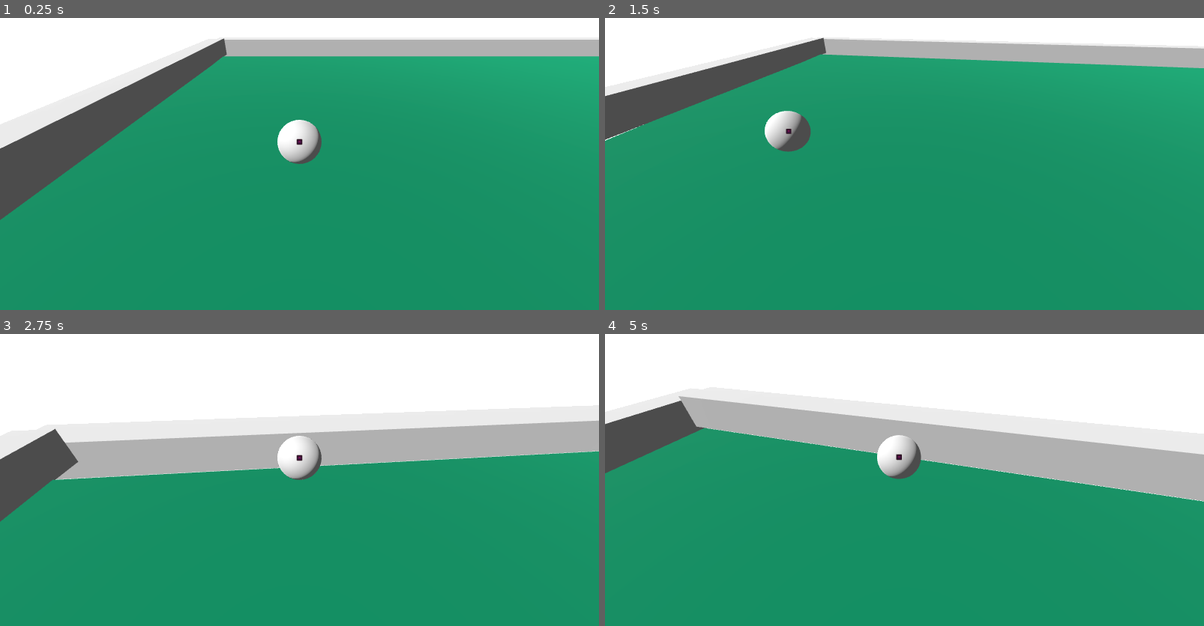
Above: before the commit, frames 1-4 (two rows, left to right).
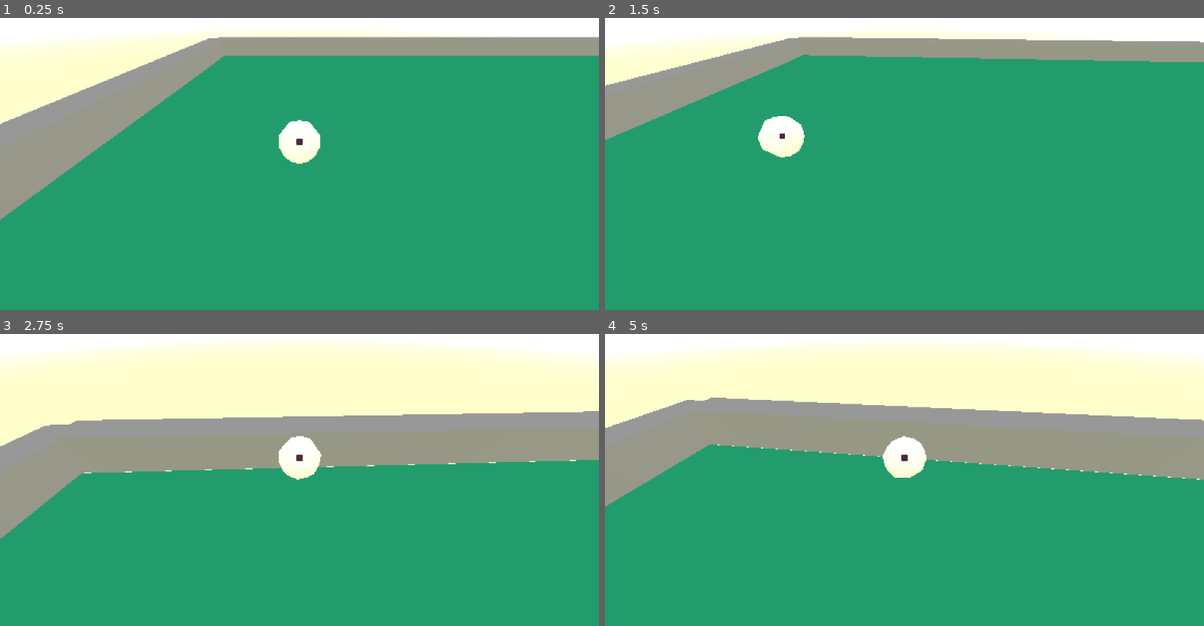
Above: after the commit, the same moments.

Repository: Urteusz/Ballatro
Game: Godot game, scene res://node_3d.tscn
Same seed, same stepped clock (60 frames per second), same inputs: the game is played once before the commit and once after it. The engine's default icon, where the game draws it, is replaced by a stand-in: a white triangle on a blue panel in a dark square.
Inputs (mouse positions are in pixels of both pictures, inside the frame that each line leads up to):
- Up to frame 1 (0.25 s): no input
- Up to frame 2 (1.5 s): tap Enter at 0.5 s; move the mouse to (934, 140) at 0.52 s; hold D (next_camera_target) 0.53-1.28 s; move the mouse to (874, 143) at 1.27 s; tap A (previous_camera_target) at 1.35 s
- Up to frame 3 (2.75 s): move the mouse to (311, 450) at 2.02 s; hold W (push_ball) from 2.03 s (still down)
- Up to frame 4 (5 s): move the mouse to (898, 462) at 2.77 s; release W (push_ball) at 2.78 s; tap D (next_camera_target) at 2.85 s; move the mouse to (946, 462) at 3.52 s; hold A (previous_camera_target) 3.53-4.28 s; move the mouse to (856, 453) at 4.27 s; tap W (push_ball) at 4.35 s

The runs differ from the first frame. In frame 1, 18% of the frame differs, in the area x 0-100%, y 4-70%; in frame 2, 13%; in frame 3, 41%, in the area x 0-100%, y 3-71%; in frame 4, 40%.

Commit message:
Dodaj EdgeDetection shader, dodaj filtr pikselizujacy, zmniejsz poziom szczegolow kul

Diff:
--- a/node_3d.tscn
+++ b/node_3d.tscn
@@ -1,9 +1,21 @@
-[gd_scene load_steps=19 format=3 uid="uid://2qvhwcgcgbqq"]
+[gd_scene load_steps=23 format=3 uid="uid://2qvhwcgcgbqq"]
 
 [ext_resource type="Texture2D" uid="uid://bqmhekyijn2be" path="res://textures/icon.svg" id="1_a202f"]
+[ext_resource type="Shader" uid="uid://ca8tkxbmpyc21" path="res://shaders/edge_detection.gdshader" id="2_i5arm"]
 [ext_resource type="Script" uid="uid://tc20kyas61rl" path="res://scripts/camera.gd" id="2_noarx"]
-[ext_resource type="Shader" uid="uid://dgp2nyncsm5bt" path="res://shaders/wall.gdshader" id="2_r3fl7"]
 [ext_resource type="Script" uid="uid://bhf7b5c8nduhe" path="res://scripts/player_ball.gd" id="3_r3fl7"]
+
+[sub_resource type="ShaderMaterial" id="ShaderMaterial_jsk3o"]
+render_priority = 0
+shader = ExtResource("2_i5arm")
+shader_parameter/lineHighlight = 0.2
+shader_parameter/lineShadow = 0.7
+
+[sub_resource type="QuadMesh" id="QuadMesh_4arys"]
+lightmap_size_hint = Vector2i(12, 12)
+material = SubResource("ShaderMaterial_jsk3o")
+flip_faces = true
+size = Vector2(2, 2)
 
 [sub_resource type="StandardMaterial3D" id="StandardMaterial3D_a0tk4"]
 cull_mode = 2
@@ -17,10 +29,6 @@
 size = Vector3(21.54, 0.36, 31.36)
 
 [sub_resource type="ShaderMaterial" id="ShaderMaterial_jka67"]
-render_priority = 0
-shader = ExtResource("2_r3fl7")
-shader_parameter/fade_start_distance = 5.0
-shader_parameter/fade_end_distance = 2.0
 
 [sub_resource type="BoxMesh" id="BoxMesh_a0tk4"]
 material = SubResource("ShaderMaterial_jka67")
@@ -28,15 +36,16 @@
 [sub_resource type="BoxShape3D" id="BoxShape3D_r3fl7"]
 size = Vector3(1, 20.345, 31.37)
 
-[sub_resource type="Environment" id="Environment_a202f"]
-glow_enabled = true
-
 [sub_resource type="PhysicsMaterial" id="PhysicsMaterial_r3fl7"]
 
 [sub_resource type="StandardMaterial3D" id="StandardMaterial3D_r3fl7"]
+diffuse_mode = 3
+specular_mode = 1
 
 [sub_resource type="SphereMesh" id="SphereMesh_jka67"]
 material = SubResource("StandardMaterial3D_r3fl7")
+radial_segments = 8
+rings = 4
 
 [sub_resource type="SphereShape3D" id="SphereShape3D_a0tk4"]
 
@@ -47,85 +56,108 @@
 
 [sub_resource type="SphereMesh" id="SphereMesh_noarx"]
 material = SubResource("StandardMaterial3D_a202f")
+radial_segments = 8
+rings = 4
+
+[sub_resource type="ProceduralSkyMaterial" id="ProceduralSkyMaterial_r3fl7"]
+energy_multiplier = 6.0
+
+[sub_resource type="Sky" id="Sky_jka67"]
+sky_material = SubResource("ProceduralSkyMaterial_r3fl7")
+
+[sub_resource type="Environment" id="Environment_jka67"]
+background_mode = 2
+sky = SubResource("Sky_jka67")
 
 [node name="Node3D" type="Node3D"]
 
-[node name="DirectionalLight3D" type="DirectionalLight3D" parent="."]
-transform = Transform3D(-0.9333113, -2.4843486e-10, 0.35906842, 0.28876635, -0.5943458, 0.75057805, 0.21341076, 0.8042098, 0.55470955, 0.07139218, 5.804604, 8.714066)
-
-[node name="Camera3D" type="Camera3D" parent="." node_paths=PackedStringArray("target")]
+[node name="SubViewportContainer" type="SubViewportContainer" parent="."]
+texture_filter = 1
+anchors_preset = 15
+anchor_right = 1.0
+anchor_bottom = 1.0
+grow_horizontal = 2
+grow_vertical = 2
+stretch = true
+stretch_shrink = 2
+
+[node name="SubViewport" type="SubViewport" parent="SubViewportContainer"]
+size = Vector2i(576, 324)
+
+[node name="Camera3D" type="Camera3D" parent="SubViewportContainer/SubViewport" node_paths=PackedStringArray("target")]
 transform = Transform3D(1, 0, 0, 0, 1, 0, 0, 0, 1, 0.14432669, 1.4036087, 3.7672782)
 script = ExtResource("2_noarx")
 target = NodePath("../PlayerBall")
 
-[node name="Table" type="Node" parent="."]
-
-[node name="Base" type="StaticBody3D" parent="Table"]
+[node name="EdgeDetectionShader" type="MeshInstance3D" parent="SubViewportContainer/SubViewport/Camera3D"]
+extra_cull_margin = 16384.0
+mesh = SubResource("QuadMesh_4arys")
+
+[node name="Table" type="Node" parent="SubViewportContainer/SubViewport"]
+
+[node name="Base" type="StaticBody3D" parent="SubViewportContainer/SubViewport/Table"]
 transform = Transform3D(0.9999999, 0, 0, 0, 0.9999998, 0, 0, 0, 0.99999994, 0, 0, 0)
 
-[node name="MeshInstance3D" type="MeshInstance3D" parent="Table/Base"]
+[node name="MeshInstance3D" type="MeshInstance3D" parent="SubViewportContainer/SubViewport/Table/Base"]
 transform = Transform3D(10.771841, 0.016975563, 0, -0.17899632, 1.0215745, 0, 0, 0, 15.585086, -0.002785683, 0.060256965, -0.0065631866)
 mesh = SubResource("PlaneMesh_a202f")
 
-[node name="CollisionShape3D" type="CollisionShape3D" parent="Table/Base"]
+[node name="CollisionShape3D" type="CollisionShape3D" parent="SubViewportContainer/SubViewport/Table/Base"]
 transform = Transform3D(1, 0, 0, 0, 1, 0, 0, 0, 1, 0, -0.10431814, 0)
 shape = SubResource("BoxShape3D_noarx")
 
-[node name="Top" type="StaticBody3D" parent="Table"]
+[node name="Top" type="StaticBody3D" parent="SubViewportContainer/SubViewport/Table"]
 transform = Transform3D(1.3113416e-07, 0, 1, 0, 1, 0, -1, 0, 1.3113416e-07, 0.33140755, -0.26433563, -15.392893)
 
-[node name="MeshInstance3D" type="MeshInstance3D" parent="Table/Top"]
+[node name="MeshInstance3D" type="MeshInstance3D" parent="SubViewportContainer/SubViewport/Table/Top"]
 transform = Transform3D(1, 0, 1.1368684e-13, 0, 1, 0, 0, 0, 23.27015, -0.019269943, 0.83349013, -0.0013456345)
 mesh = SubResource("BoxMesh_a0tk4")
 
-[node name="CollisionShape3D" type="CollisionShape3D" parent="Table/Top"]
+[node name="CollisionShape3D" type="CollisionShape3D" parent="SubViewportContainer/SubViewport/Table/Top"]
 transform = Transform3D(1, 0, 0, 0, 1, 0, 0, 0, 1, -0.019269943, 0.83349013, -0.0013456345)
 shape = SubResource("BoxShape3D_r3fl7")
 
-[node name="Bottom" type="StaticBody3D" parent="Table"]
+[node name="Bottom" type="StaticBody3D" parent="SubViewportContainer/SubViewport/Table"]
 transform = Transform3D(-4.371139e-08, 0, -1, 0, 1, 0, 1, 0, -4.371139e-08, 0.046453476, -0.13216782, 15.715046)
 
-[node name="MeshInstance3D" type="MeshInstance3D" parent="Table/Bottom"]
+[node name="MeshInstance3D" type="MeshInstance3D" parent="SubViewportContainer/SubViewport/Table/Bottom"]
 transform = Transform3D(1, 0, 1.1368684e-13, 0, 1, 0, 0, 0, 23.27015, -0.019269943, 0.83349013, -0.0013456345)
 mesh = SubResource("BoxMesh_a0tk4")
 
-[node name="CollisionShape3D" type="CollisionShape3D" parent="Table/Bottom"]
+[node name="CollisionShape3D" type="CollisionShape3D" parent="SubViewportContainer/SubViewport/Table/Bottom"]
 transform = Transform3D(1, 0, 0, 0, 1, 0, 0, 0, 1, -0.019269943, 0.83349013, -0.0013456345)
 shape = SubResource("BoxShape3D_r3fl7")
 
-[node name="RightSide" type="StaticBody3D" parent="Table"]
+[node name="RightSide" type="StaticBody3D" parent="SubViewportContainer/SubViewport/Table"]
 transform = Transform3D(1, 0, 0, 0, 1, 0, 0, 0, 1, 11.295166, 0.46555376, 0)
 
-[node name="MeshInstance3D" type="MeshInstance3D" parent="Table/RightSide"]
+[node name="MeshInstance3D" type="MeshInstance3D" parent="SubViewportContainer/SubViewport/Table/RightSide"]
 transform = Transform3D(1, 0, 0, 0, 1, 0, 0, 0, 31.126593, 0, 0, 0)
 mesh = SubResource("BoxMesh_a0tk4")
 
-[node name="CollisionShape3D" type="CollisionShape3D" parent="Table/RightSide"]
-shape = SubResource("BoxShape3D_r3fl7")
-
-[node name="LeftSide" type="StaticBody3D" parent="Table"]
+[node name="CollisionShape3D" type="CollisionShape3D" parent="SubViewportContainer/SubViewport/Table/RightSide"]
+shape = SubResource("BoxShape3D_r3fl7")
+
+[node name="LeftSide" type="StaticBody3D" parent="SubViewportContainer/SubViewport/Table"]
 transform = Transform3D(1, 0, 0, 0, 1, 0, 0, 0, 1, -11.29156, 0.7327769, 0)
 
-[node name="MeshInstance3D" type="MeshInstance3D" parent="Table/LeftSide"]
+[node name="MeshInstance3D" type="MeshInstance3D" parent="SubViewportContainer/SubViewport/Table/LeftSide"]
 transform = Transform3D(1, 0, 0, 0, 1, 0, 0, 0, 31.126593, 0, 0, 0)
 mesh = SubResource("BoxMesh_a0tk4")
 
-[node name="CollisionShape3D" type="CollisionShape3D" parent="Table/LeftSide"]
-shape = SubResource("BoxShape3D_r3fl7")
-
-[node name="WorldEnvironment" type="WorldEnvironment" parent="."]
-environment = SubResource("Environment_a202f")
-
-[node name="PlayerBall" type="RigidBody3D" parent="." node_paths=PackedStringArray("target_sprite") groups=["balls"]]
+[node name="CollisionShape3D" type="CollisionShape3D" parent="SubViewportContainer/SubViewport/Table/LeftSide"]
+shape = SubResource("BoxShape3D_r3fl7")
+
+[node name="PlayerBall" type="RigidBody3D" parent="SubViewportContainer/SubViewport" node_paths=PackedStringArray("target_sprite") groups=["balls"]]
 transform = Transform3D(-1, 0, -8.742278e-08, 0, 1, 0, 8.742278e-08, 0, -1, 0.09263587, 0.7649708, 10.218924)
 physics_material_override = SubResource("PhysicsMaterial_r3fl7")
 script = ExtResource("3_r3fl7")
 target_sprite = NodePath("MeshInstance3D/Target")
 
-[node name="MeshInstance3D" type="MeshInstance3D" parent="PlayerBall"]
+[node name="MeshInstance3D" type="MeshInstance3D" parent="SubViewportContainer/SubViewport/PlayerBall"]
 mesh = SubResource("SphereMesh_jka67")
 
-[node name="Target" type="Sprite3D" parent="PlayerBall/MeshInstance3D"]
+[node name="Target" type="Sprite3D" parent="SubViewportContainer/SubViewport/PlayerBall/MeshInstance3D"]
 modulate = Color(0.92577106, 0, 0.37224972, 1)
 pixel_size = 0.001
 billboard = 1
@@ -133,89 +165,92 @@
 no_depth_test = true
 texture = ExtResource("1_a202f")
 
-[node name="CollisionShape3D" type="CollisionShape3D" parent="PlayerBall"]
-shape = SubResource("SphereShape3D_a0tk4")
-
-[node name="Balls" type="Node" parent="."]
-
-[node name="Ball1" type="RigidBody3D" parent="Balls" groups=["balls"]]
+[node name="CollisionShape3D" type="CollisionShape3D" parent="SubViewportContainer/SubViewport/PlayerBall"]
+shape = SubResource("SphereShape3D_a0tk4")
+
+[node name="Balls" type="Node" parent="SubViewportContainer/SubViewport"]
+
+[node name="Ball1" type="RigidBody3D" parent="SubViewportContainer/SubViewport/Balls" groups=["balls"]]
 transform = Transform3D(-1, 0, -1.509958e-07, 0, 1, 0, 1.509958e-07, 0, -1, 0.049189568, 1.3791399, -2.2619479)
 physics_material_override = SubResource("PhysicsMaterial_jka67")
 
-[node name="MeshInstance3D" type="MeshInstance3D" parent="Balls/Ball1"]
+[node name="MeshInstance3D" type="MeshInstance3D" parent="SubViewportContainer/SubViewport/Balls/Ball1"]
 transform = Transform3D(1, 0, 0, 0, 1, 0, 0, 0, 1, 0.03813243, 0, 0)
 mesh = SubResource("SphereMesh_noarx")
 
-[node name="CollisionShape3D" type="CollisionShape3D" parent="Balls/Ball1"]
+[node name="CollisionShape3D" type="CollisionShape3D" parent="SubViewportContainer/SubViewport/Balls/Ball1"]
 transform = Transform3D(1, 0, 0, 0, 1, 0, 0, 0, 1, 0.030393125, 0, 0)
 shape = SubResource("SphereShape3D_a0tk4")
 
-[node name="Ball2" type="RigidBody3D" parent="Balls" groups=["balls"]]
+[node name="Ball2" type="RigidBody3D" parent="SubViewportContainer/SubViewport/Balls" groups=["balls"]]
 transform = Transform3D(-1, 0, -1.509958e-07, 0, 1, 0, 1.509958e-07, 0, -1, 0.91179323, 1.3791399, -3.2619479)
 physics_material_override = SubResource("PhysicsMaterial_jka67")
 
-[node name="MeshInstance3D" type="MeshInstance3D" parent="Balls/Ball2"]
-mesh = SubResource("SphereMesh_noarx")
-
-[node name="CollisionShape3D" type="CollisionShape3D" parent="Balls/Ball2"]
-shape = SubResource("SphereShape3D_a0tk4")
-
-[node name="Ball3" type="RigidBody3D" parent="Balls" groups=["balls"]]
+[node name="MeshInstance3D" type="MeshInstance3D" parent="SubViewportContainer/SubViewport/Balls/Ball2"]
+mesh = SubResource("SphereMesh_noarx")
+
+[node name="CollisionShape3D" type="CollisionShape3D" parent="SubViewportContainer/SubViewport/Balls/Ball2"]
+shape = SubResource("SphereShape3D_a0tk4")
+
+[node name="Ball3" type="RigidBody3D" parent="SubViewportContainer/SubViewport/Balls" groups=["balls"]]
 transform = Transform3D(-1, 0, -1.509958e-07, 0, 1, 0, 1.509958e-07, 0, -1, -0.08820677, 1.3791399, -3.2619479)
 physics_material_override = SubResource("PhysicsMaterial_jka67")
 
-[node name="MeshInstance3D" type="MeshInstance3D" parent="Balls/Ball3"]
-mesh = SubResource("SphereMesh_noarx")
-
-[node name="CollisionShape3D" type="CollisionShape3D" parent="Balls/Ball3"]
-shape = SubResource("SphereShape3D_a0tk4")
-
-[node name="Ball4" type="RigidBody3D" parent="Balls" groups=["balls"]]
+[node name="MeshInstance3D" type="MeshInstance3D" parent="SubViewportContainer/SubViewport/Balls/Ball3"]
+mesh = SubResource("SphereMesh_noarx")
+
+[node name="CollisionShape3D" type="CollisionShape3D" parent="SubViewportContainer/SubViewport/Balls/Ball3"]
+shape = SubResource("SphereShape3D_a0tk4")
+
+[node name="Ball4" type="RigidBody3D" parent="SubViewportContainer/SubViewport/Balls" groups=["balls"]]
 transform = Transform3D(-1, 0, -1.509958e-07, 0, 1, 0, 1.509958e-07, 0, -1, -1.0882068, 1.3791399, -3.2619479)
 physics_material_override = SubResource("PhysicsMaterial_jka67")
 
-[node name="MeshInstance3D" type="MeshInstance3D" parent="Balls/Ball4"]
-mesh = SubResource("SphereMesh_noarx")
-
-[node name="CollisionShape3D" type="CollisionShape3D" parent="Balls/Ball4"]
-shape = SubResource("SphereShape3D_a0tk4")
-
-[node name="Ball5" type="RigidBody3D" parent="Balls" groups=["balls"]]
+[node name="MeshInstance3D" type="MeshInstance3D" parent="SubViewportContainer/SubViewport/Balls/Ball4"]
+mesh = SubResource("SphereMesh_noarx")
+
+[node name="CollisionShape3D" type="CollisionShape3D" parent="SubViewportContainer/SubViewport/Balls/Ball4"]
+shape = SubResource("SphereShape3D_a0tk4")
+
+[node name="Ball5" type="RigidBody3D" parent="SubViewportContainer/SubViewport/Balls" groups=["balls"]]
 transform = Transform3D(-1, 0, -1.509958e-07, 0, 1, 0, 1.509958e-07, 0, -1, -0.66365576, 1.3791399, -4.2619476)
 physics_material_override = SubResource("PhysicsMaterial_jka67")
 
-[node name="MeshInstance3D" type="MeshInstance3D" parent="Balls/Ball5"]
-mesh = SubResource("SphereMesh_noarx")
-
-[node name="CollisionShape3D" type="CollisionShape3D" parent="Balls/Ball5"]
-shape = SubResource("SphereShape3D_a0tk4")
-
-[node name="Ball6" type="RigidBody3D" parent="Balls" groups=["balls"]]
+[node name="MeshInstance3D" type="MeshInstance3D" parent="SubViewportContainer/SubViewport/Balls/Ball5"]
+mesh = SubResource("SphereMesh_noarx")
+
+[node name="CollisionShape3D" type="CollisionShape3D" parent="SubViewportContainer/SubViewport/Balls/Ball5"]
+shape = SubResource("SphereShape3D_a0tk4")
+
+[node name="Ball6" type="RigidBody3D" parent="SubViewportContainer/SubViewport/Balls" groups=["balls"]]
 transform = Transform3D(-1, 0, -1.509958e-07, 0, 1, 0, 1.509958e-07, 0, -1, 0.33634424, 1.3791399, -4.2619476)
 physics_material_override = SubResource("PhysicsMaterial_jka67")
 
-[node name="MeshInstance3D" type="MeshInstance3D" parent="Balls/Ball6"]
-mesh = SubResource("SphereMesh_noarx")
-
-[node name="CollisionShape3D" type="CollisionShape3D" parent="Balls/Ball6"]
-shape = SubResource("SphereShape3D_a0tk4")
-
-[node name="Ball7" type="RigidBody3D" parent="Balls" groups=["balls"]]
+[node name="MeshInstance3D" type="MeshInstance3D" parent="SubViewportContainer/SubViewport/Balls/Ball6"]
+mesh = SubResource("SphereMesh_noarx")
+
+[node name="CollisionShape3D" type="CollisionShape3D" parent="SubViewportContainer/SubViewport/Balls/Ball6"]
+shape = SubResource("SphereShape3D_a0tk4")
+
+[node name="Ball7" type="RigidBody3D" parent="SubViewportContainer/SubViewport/Balls" groups=["balls"]]
 transform = Transform3D(-1, 0, -1.509958e-07, 0, 1, 0, 1.509958e-07, 0, -1, -1.6636558, 1.3791399, -4.2619476)
 physics_material_override = SubResource("PhysicsMaterial_jka67")
 
-[node name="MeshInstance3D" type="MeshInstance3D" parent="Balls/Ball7"]
-mesh = SubResource("SphereMesh_noarx")
-
-[node name="CollisionShape3D" type="CollisionShape3D" parent="Balls/Ball7"]
-shape = SubResource("SphereShape3D_a0tk4")
-
-[node name="Ball8" type="RigidBody3D" parent="Balls" groups=["balls"]]
+[node name="MeshInstance3D" type="MeshInstance3D" parent="SubViewportContainer/SubViewport/Balls/Ball7"]
+mesh = SubResource("SphereMesh_noarx")
+
+[node name="CollisionShape3D" type="CollisionShape3D" parent="SubViewportContainer/SubViewport/Balls/Ball7"]
+shape = SubResource("SphereShape3D_a0tk4")
+
+[node name="Ball8" type="RigidBody3D" parent="SubViewportContainer/SubViewport/Balls" groups=["balls"]]
 transform = Transform3D(-1, 0, -1.509958e-07, 0, 1, 0, 1.509958e-07, 0, -1, 1.3363442, 1.3791399, -4.2619476)
 physics_material_override = SubResource("PhysicsMaterial_jka67")
 
-[node name="MeshInstance3D" type="MeshInstance3D" parent="Balls/Ball8"]
-mesh = SubResource("SphereMesh_noarx")
-
-[node name="CollisionShape3D" type="CollisionShape3D" parent="Balls/Ball8"]
-shape = SubResource("SphereShape3D_a0tk4")
+[node name="MeshInstance3D" type="MeshInstance3D" parent="SubViewportContainer/SubViewport/Balls/Ball8"]
+mesh = SubResource("SphereMesh_noarx")
+
+[node name="CollisionShape3D" type="CollisionShape3D" parent="SubViewportContainer/SubViewport/Balls/Ball8"]
+shape = SubResource("SphereShape3D_a0tk4")
+
+[node name="WorldEnvironment" type="WorldEnvironment" parent="SubViewportContainer/SubViewport"]
+environment = SubResource("Environment_jka67")
--- a/project.godot
+++ b/project.godot
@@ -32,7 +32,3 @@
 "events": [Object(InputEventKey,"resource_local_to_scene":false,"resource_name":"","device":-1,"window_id":0,"alt_press …(192 unchanged characters)…
 ]
 }
-
-[rendering]
-
-anti_aliasing/quality/msaa_3d=1
--- /dev/null
+++ b/shaders/edge_detection.gdshader
@@ -0,0 +1,84 @@
+shader_type spatial;
+
+uniform sampler2D DEPTH_TEXTURE : hint_depth_texture, filter_linear_mipmap;
+uniform sampler2D SCREEN_TEXTURE : hint_screen_texture, filter_nearest;
+uniform sampler2D NORMAL_TEXTURE : hint_normal_roughness_texture, filter_nearest;
+
+uniform float lineHighlight = 0.2;
+uniform float lineShadow = 0.55;
+
+float GetLinearDepth(vec2 sUV, sampler2D depthTexture, mat4 invProjectionMat) {
+	float depth = texture(depthTexture, sUV).x;
+	vec3 ndc = vec3(sUV * 2.0 - 1.0, depth);
+	vec4 view = invProjectionMat * vec4(ndc, 1.0);
+	view.xyz /= view.w;
+	return -view.z;
+}
+
+vec3 GetNormal(vec2 uv, sampler2D normalTexture) {
+	vec3 normal = texture(normalTexture, uv).rgb;
+	normal = normal * 2.0 - 1.0;
+	return normal;
+}
+
+float NormalEdgeIndicator(vec3 normalEdgeBias, vec3 normal, vec3 neighborNormal, float depthDifference) {
+	float normalDifference = dot(normal - neighborNormal, normalEdgeBias);
+	float normalIndicator = clamp(smoothstep(-0.01, 0.01, normalDifference), 0.0, 1.0);
+	float depthIndicator = clamp(sign(depthDifference * 0.25 + 0.0025), 0.0, 1.0);
+	return (1.0 - dot(normal, neighborNormal)) * depthIndicator * normalIndicator;
+}
+
+void vertex() {
+	POSITION = vec4(VERTEX.xy, 1.0, 1.0);
+}
+
+void fragment() {
+    vec2 texelSize = 1.0 / VIEWPORT_SIZE.xy;
+
+    vec2 UVOffsets[4];
+    UVOffsets[0] = SCREEN_UV + vec2(0.0, -1.0) * texelSize;
+    UVOffsets[1] = SCREEN_UV + vec2(0.0, 1.0) * texelSize;
+    UVOffsets[2] = SCREEN_UV + vec2(1.0, 0.0) * texelSize;
+    UVOffsets[3] = SCREEN_UV + vec2(-1.0, 0.0) * texelSize;
+
+    float depthDifference = 0.0;
+    float invDepthDifference = 0.5;
+    float depth = GetLinearDepth(SCREEN_UV, DEPTH_TEXTURE, INV_PROJECTION_MATRIX);
+
+    float safeDepth = depth + 0.0001;
+
+    for (int i = 0; i < UVOffsets.length(); i++) {
+        float dOff = GetLinearDepth(UVOffsets[i], DEPTH_TEXTURE, INV_PROJECTION_MATRIX);
+
+        float relativeDiff = (dOff - depth) / safeDepth;
+
+        depthDifference += clamp(relativeDiff, 0.0, 1.0);
+
+        invDepthDifference += depth - dOff;
+    }
+    invDepthDifference = clamp(invDepthDifference, 0.0, 1.0);
+    invDepthDifference = clamp(smoothstep(0.9, 0.9, invDepthDifference) * 10.0, 0.0, 1.0);
+
+    depthDifference = smoothstep(0.25, 0.3, depthDifference);
+
+    float normalDifference = 0.0;
+    vec3 normal = GetNormal(SCREEN_UV, NORMAL_TEXTURE);
+    vec3 normalEdgeBias = (vec3(1.0, 1.0, 1.0));
+    for (int i = 0; i < UVOffsets.length(); i++) {
+        vec3 nOff = GetNormal(UVOffsets[i], NORMAL_TEXTURE);
+        normalDifference += NormalEdgeIndicator(normalEdgeBias, normal, nOff, depthDifference);
+    }
+    normalDifference = smoothstep(0.2, 0.25, normalDifference);
+    normalDifference = clamp(normalDifference - invDepthDifference, 0.0, 1.0);
+
+    float innerLines = clamp(normalDifference - depthDifference, 0.0, 1.0);
+    ALBEDO = texture(SCREEN_TEXTURE, SCREEN_UV).rgb;
+
+    ALBEDO += innerLines * lineHighlight;
+    ALBEDO -= depthDifference * lineShadow;
+}
+
+//void light() {
+//	// Called for every pixel for every light affecting the material.
+//	// Uncomment to replace the default light processing function with this one.
+//}
--- a/shaders/wall.gdshader
+++ b/shaders/wall.gdshader
@@ -7,7 +7,8 @@
 render_mode blend_mix, depth_draw_opaque;
 
 // This lets you add a texture to your wall in the Inspector
-uniform sampler2D albedo_texture : source_color, filter_linear_mipmap;
+//uniform sampler2D albedo_texture : source_color, filter_linear_mipmap;
+uniform vec4 albedo_color : source_color = vec4(1.0, 1.0, 1.0, 1.0);
 
 // These are the distances you can control from the Inspector
 uniform float fade_start_distance : hint_range(0.0, 20.0) = 5.0;
@@ -23,8 +24,9 @@
 
 void fragment() {
 	// Get the base color from the texture
-	vec4 tex_color = texture(albedo_texture, UV);
-	ALBEDO = tex_color.rgb;
+	//vec4 tex_color = texture(albedo_texture, UV);
+	//ALBEDO = tex_color.rgb;
+	ALBEDO = albedo_color.rgb;
 
 	// Calculate the distance from this specific pixel to the camera
 	// CAMERA_POSITION_WORLD is a built-in Godot variable
@@ -37,5 +39,6 @@
 	float fade_alpha = smoothstep(fade_end_distance, fade_start_distance, dist);
 
 	// Apply the final alpha
-	ALPHA = tex_color.a * fade_alpha;
+	//ALPHA = tex_color.a * fade_alpha;
+	ALPHA = albedo_color.a * fade_alpha;
 }
Not shown, added: shaders/edge_detection.gdshader.uid
